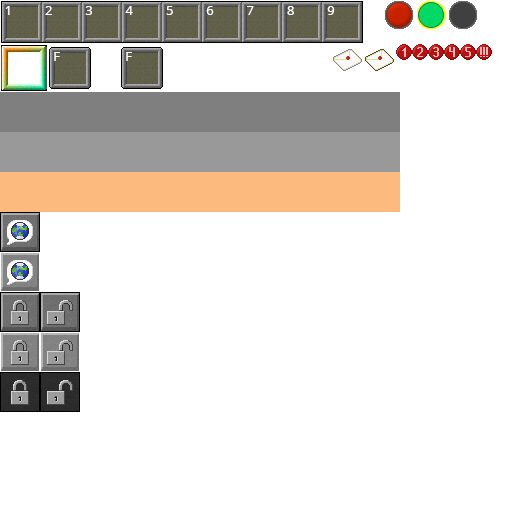
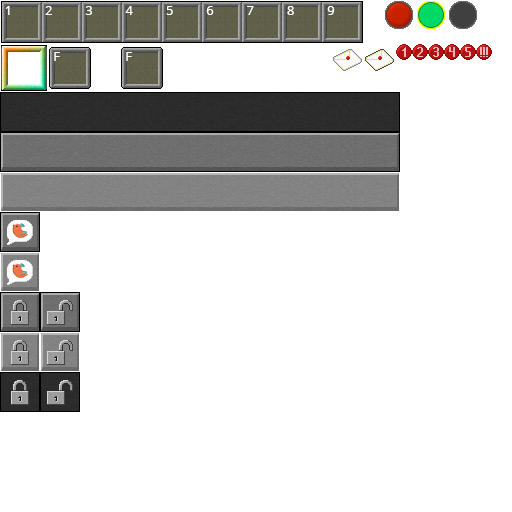
Before/after of a 512x512 layered artwork. What changed in the layer stack:
added layer "Ebene 2 Kopie" above "Ebene 2" over [12, 262, 28, 278]
added layer "Ebene 2" above "Ebene 1" over [12, 222, 28, 238]
added layer "Ebene 1" above "Gruppe 2" over [11, 222, 29, 280]
"Abgerundetes Rechteck 1 Kopie 2" (2nd of 2, in "Gruppe 1"): opacity 50% → 100%, moved it into group "Gruppe 1", painted on it over [0, 92, 400, 132]
"Abgerundetes Rechteck 1 Kopie" (3rd of 3, in "Gruppe 1"): opacity 50% → 100%, moved it into group "Gruppe 1", painted on it over [0, 132, 400, 172]
"Abgerundetes Rechteck 1" (3rd of 3, in "Gruppe 1"): opacity 50% → 100%, moved it into group "Gruppe 1", painted on it over [0, 172, 400, 212]
painted on "Ebene 0", unmasked it over [0, 92, 400, 280]
